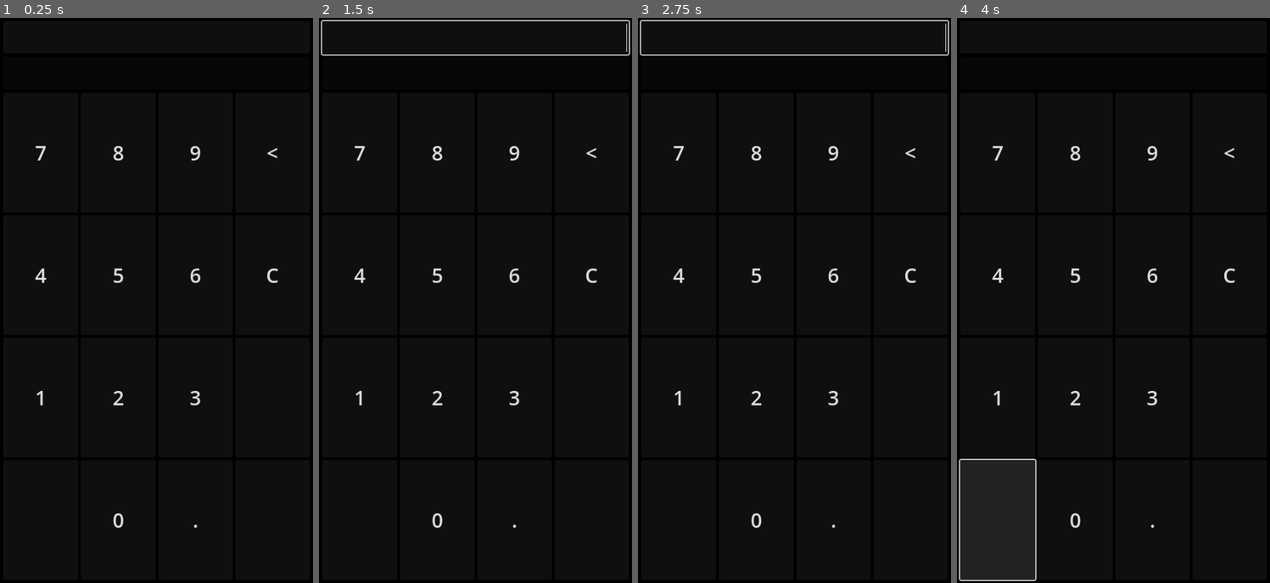
Above: before the commit, frames 1-4 (left to right).
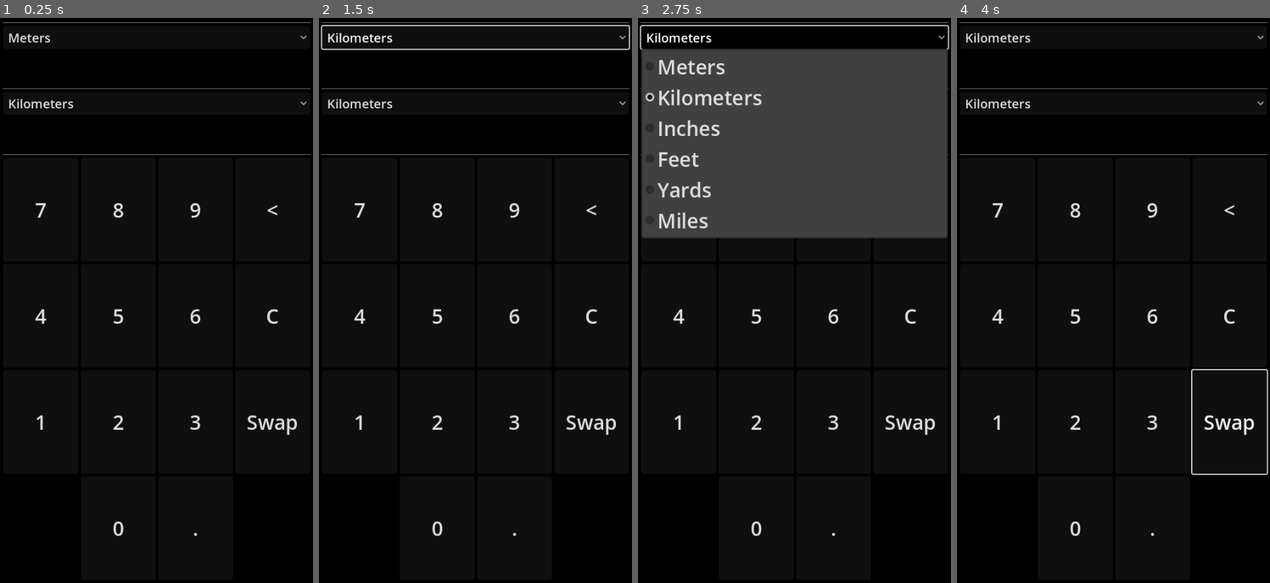
Above: after the commit, the same moments.

Repository: Wcubed/unit_converter
Game: Godot game, scene res://ui/main.tscn
Two runs of this game, one before a commit and one after it. Both use one fixed random seed, a clock stepped at 60 frames per second and the inputs below.
Inputs (mouse positions are in pixels of both pictures, inside the frame that each line leads up to):
- Up to frame 1 (0.25 s): no input
- Up to frame 2 (1.5 s): click (475, 34) at 0.5 s, where only the run after the commit has a clickable "Meters"; click (475, 102) at 1.25 s, where only the run after the commit has a clickable "Kilometers"
- Up to frame 3 (2.75 s): click (794, 34) at 2 s, where only the run after the commit has a clickable "Kilometers"
- Up to frame 4 (4 s): click (1229, 396) at 2.77 s; click (997, 520) at 3.52 s

The runs differ from the first frame. In frame 1, 2.1% of the frame differs, in the area x 0-100%, y 0-92%; in frame 2, 3.6%; in frame 3, 35%; in frame 4, 7.4%.

Commit message:
Length conversions

Diff:
--- a/ui/converter.gd
+++ b/ui/converter.gd
@@ -1,19 +1,98 @@
 extends VBoxContainer
 
 @onready var input_value := %InputValue
+@onready var output_value := %OutputValue
+
+@onready var input_units := %InputUnits
+@onready var output_units := %OutputUnits
+
+# What to multiply the input value with to get to a standard SI unit.
+var to_standard_unit := 1.0
+# What to multiply the standard SI unit with to get to the output unit.
+var to_output_unit := 1.0
+
+# List of units, and how many they are of the standard SI unit for this measurement.
+var units := {
+	"Meters": 1.0,
+	"Kilometers": 1000.0,
+	"Inches": 0.0254,
+	"Feet": 0.3048,
+	"Yards": 0.9144,
+	"Miles": 1609.344,
+}
+
+func _ready():
+	for unit in units:
+		input_units.add_item(unit)
+		output_units.add_item(unit)
+
+	input_units.select(0)
+	output_units.select(1)
+
+	input_or_output_unit_changed()
 
 func _on_keypad_number_pressed(number: int) -> void:
 	input_value.text += "%d" % number
+	recalculate_output()
 
 
 func _on_keypad_backspace_pressed() -> void:
 	input_value.text = input_value.text.left(input_value.text.length() - 1)
+	recalculate_output()
 
 
 func _on_keypad_clear_pressed() -> void:
 	input_value.text = ""
+	recalculate_output()
 
 
 func _on_keypad_dot_pressed() -> void:
 	if !input_value.text.contains("."):
 		input_value.text += "."
+		recalculate_output()
+
+func _on_keypad_swap_pressed() -> void:
+	# Swap the input and output unit.
+	var input_index = input_units.selected
+	input_units.select(output_units.selected)
+	output_units.select(input_index)
+
+	input_or_output_unit_changed()
+
+func input_or_output_unit_changed():
+	var unit_name: String = input_units.get_item_text(input_units.selected)
+	var unit_value = units[unit_name]
+	to_standard_unit = unit_value
+
+	unit_name = output_units.get_item_text(output_units.selected)
+	unit_value = units[unit_name]
+	to_output_unit = 1/unit_value
+
+	recalculate_output()
+
+func recalculate_output():
+	if input_value.text.is_empty():
+		output_value.text = ""
+	else:
+		var input = float(input_value.text)
+		var standard_unit = input * to_standard_unit
+		var output = standard_unit * to_output_unit
+
+		var text = "%f" % output
+
+		# Remove trailing nonsignificant zeroes
+		if text.contains("."):
+			while text.ends_with("0"):
+				text = text.trim_suffix("0")
+			# A trailing "." is not necessary
+			text = text.trim_suffix(".")
+
+		output_value.text = text
+
+
+func _on_input_units_item_selected(index: int) -> void:
+	input_or_output_unit_changed()
+
+
+func _on_output_units_item_selected(index: int) -> void:
+	input_or_output_unit_changed()
--- a/ui/keypad.gd
+++ b/ui/keypad.gd
@@ -4,6 +4,7 @@
 signal backspace_pressed()
 signal clear_pressed()
 signal dot_pressed()
+signal swap_pressed()
 
 func _on__pressed(number: int) -> void:
 	number_pressed.emit(number)
@@ -19,3 +20,7 @@
 
 func _on_dot_pressed() -> void:
 	dot_pressed.emit()
+
+
+func _on_swap_pressed() -> void:
+	swap_pressed.emit()
--- a/ui/keypad.tscn
+++ b/ui/keypad.tscn
@@ -79,15 +79,14 @@
 size_flags_vertical = 3
 text = "3"
 
-[node name="Empty1" type="Button" parent="."]
+[node name="Swap" type="Button" parent="."]
 layout_mode = 2
 size_flags_horizontal = 3
 size_flags_vertical = 3
+text = "Swap"
 
-[node name="Empty2" type="Button" parent="."]
+[node name="Label" type="Label" parent="."]
 layout_mode = 2
-size_flags_horizontal = 3
-size_flags_vertical = 3
 
 [node name="0" type="Button" parent="."]
 layout_mode = 2
@@ -102,10 +101,8 @@
 size_flags_vertical = 3
 text = "."
 
-[node name="Empty3" type="Button" parent="."]
+[node name="Label2" type="Label" parent="."]
 layout_mode = 2
-size_flags_horizontal = 3
-size_flags_vertical = 3
 
 [connection signal="pressed" from="7" to="." method="_on__pressed" binds= [7]]
 [connection signal="pressed" from="8" to="." method="_on__pressed" binds= [8]]
@@ -118,5 +115,6 @@
 [connection signal="pressed" from="1" to="." method="_on__pressed" binds= [1]]
 [connection signal="pressed" from="2" to="." method="_on__pressed" binds= [2]]
 [connection signal="pressed" from="3" to="." method="_on__pressed" binds= [3]]
+[connection signal="pressed" from="Swap" to="." method="_on_swap_pressed"]
 [connection signal="pressed" from="0" to="." method="_on__pressed" binds= [0]]
 [connection signal="pressed" from="Dot" to="." method="_on_dot_pressed"]
--- a/ui/main.tscn
+++ b/ui/main.tscn
@@ -19,25 +19,48 @@
 layout_mode = 2
 script = ExtResource("2_loxbi")
 
+[node name="HSeparator3" type="HSeparator" parent="MarginContainer/Converter"]
+layout_mode = 2
+
+[node name="InputUnits" type="OptionButton" parent="MarginContainer/Converter"]
+unique_name_in_owner = true
+layout_mode = 2
+
 [node name="InputValue" type="LineEdit" parent="MarginContainer/Converter"]
 unique_name_in_owner = true
 layout_mode = 2
 size_flags_stretch_ratio = 0.5
 alignment = 2
 virtual_keyboard_enabled = false
+flat = true
+
+[node name="HSeparator2" type="HSeparator" parent="MarginContainer/Converter"]
+layout_mode = 2
+
+[node name="OutputUnits" type="OptionButton" parent="MarginContainer/Converter"]
+unique_name_in_owner = true
+layout_mode = 2
 
 [node name="OutputValue" type="LineEdit" parent="MarginContainer/Converter"]
+unique_name_in_owner = true
 layout_mode = 2
 size_flags_stretch_ratio = 0.5
 alignment = 2
 editable = false
 virtual_keyboard_enabled = false
+flat = true
+
+[node name="HSeparator" type="HSeparator" parent="MarginContainer/Converter"]
+layout_mode = 2
 
 [node name="Keypad" parent="MarginContainer/Converter" instance=ExtResource("1_fblgx")]
 layout_mode = 2
 size_flags_vertical = 3
 
+[connection signal="item_selected" from="MarginContainer/Converter/InputUnits" to="MarginContainer/Converter" method="_on_input_units_item_selected"]
+[connection signal="item_selected" from="MarginContainer/Converter/OutputUnits" to="MarginContainer/Converter" method="_on_output_units_item_selected"]
 [connection signal="backspace_pressed" from="MarginContainer/Converter/Keypad" to="MarginContainer/Converter" method="_on_keypad_backspace_pressed"]
 [connection signal="clear_pressed" from="MarginContainer/Converter/Keypad" to="MarginContainer/Converter" method="_on_keypad_clear_pressed"]
 [connection signal="dot_pressed" from="MarginContainer/Converter/Keypad" to="MarginContainer/Converter" method="_on_keypad_dot_pressed"]
 [connection signal="number_pressed" from="MarginContainer/Converter/Keypad" to="MarginContainer/Converter" method="_on_keypad_number_pressed"]
+[connection signal="swap_pressed" from="MarginContainer/Converter/Keypad" to="MarginContainer/Converter" method="_on_keypad_swap_pressed"]
Binary file changed: ui/assets/main.theme
